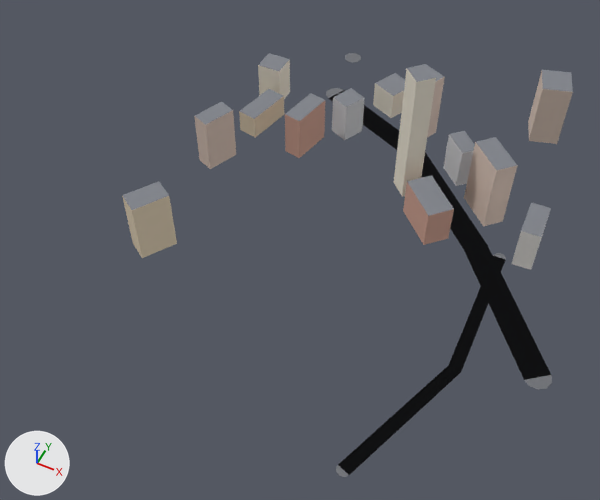
What one commit did to the glTF model apps/client/public/cities/moscow_synth/tiles/2_0.glb.
Both versions are drawn from a camera (50 mm lens) standing at (785.0, -515.0, 391.0) and looking at (633.0, -211.0, 11.0). The axes (+X, +Y, +Z) are drawn at lower left. The lights are the same throughout. The picture after the commit comes second. Vertices at exactly the same position are counted once.
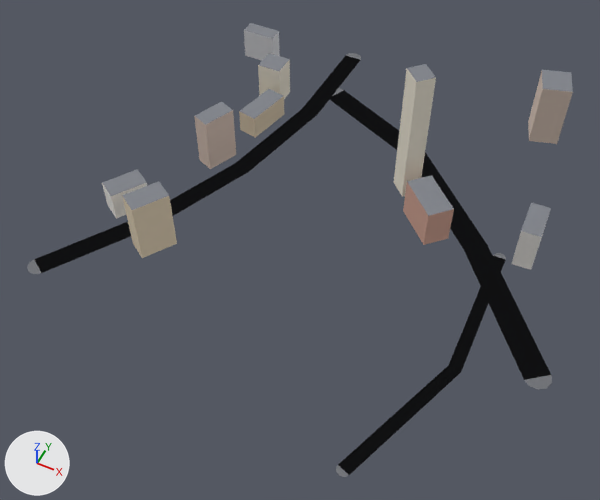
The newer file is also turned or shifted as a whole; pictures and numbers use the older file's frame.

Changed parts and their boxes (x1, y1, x2, y2) in the pictures (600 x 500 px):
'Mesh_0', reshaped (21% wider, 7% taller): before (122, 53, 573, 477); after (27, 23, 573, 477)
part 1 of me_mesh_0, added: after (27, 260, 41, 274)
part 2 of me_mesh_0, deleted: before (285, 65, 517, 226)
part 3 of me_mesh_0, built on: before (345, 53, 361, 63); after (34, 23, 361, 273)

Diff of the bpy script that builds the scene:
```diff
--- a/apps/client/public/cities/moscow_synth/tiles/2_0.glb.py
+++ b/apps/client/public/cities/moscow_synth/tiles/2_0.glb.py
@@ me_mesh_0 @@
 # used by ob_mesh_0; location = (0.0, 0.0, 0.0)
-me_mesh_0.from_pydata(...)  # 183 vertices, 200 faces; spans x 529.0..797.0, y -330.0..6.0, z 0.0..94.0
+me_mesh_0.from_pydata(...)  # 171 vertices, 178 faces; spans x 483.0..797.0, y -330.0..6.0, z 0.0..94.0
+# me_mesh_0 part 1: the loose piece of 11 vertices spanning x 712.0..720.0, y -330.0..-323.0, z 0.0 is copied, and the copy is scaled about its middle by (1.65, 1.65, 1), then moved by (-226.0, 40.0, 0.0); it spans x 483.0..496.0, y -293.0..-280.0, z 0.0
+# me_mesh_0 part 2: 6 loose pieces with 48 vertices, spanning x 578.0..736.0, y -131.0..-30.0, z 0.0..49.0, are deleted
+# me_mesh_0 part 3
+# 1 vertex is removed from x 575.0, y 0.0, z 0.0
+# 10 faces are deleted
+# 26 vertices are added at x 484.0..581.0, y -290.0..0.0, z 0.0..23.0
+# 18 new faces join them, mat_road
+# 16 new faces join them, mat_facade
+# 4 new faces join them, mat_roof
 me_mesh_0.materials.append(mat_road)
```
